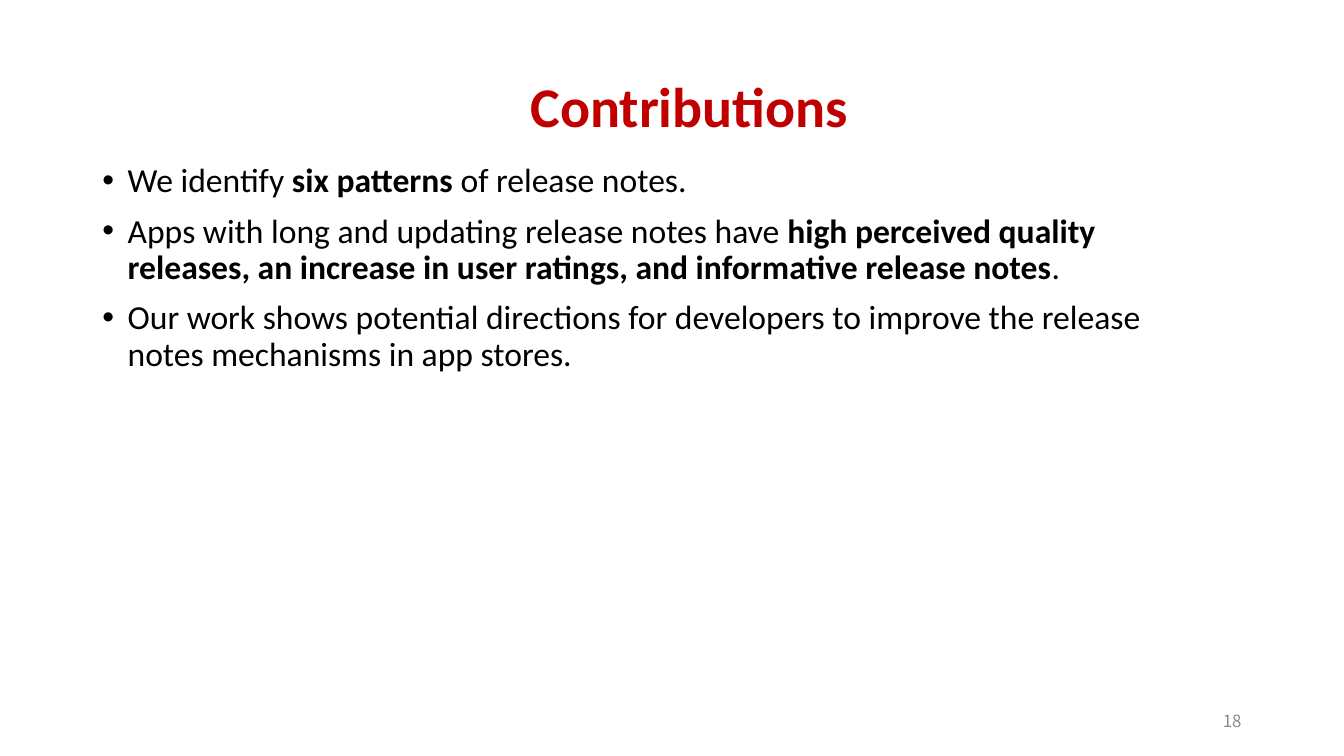
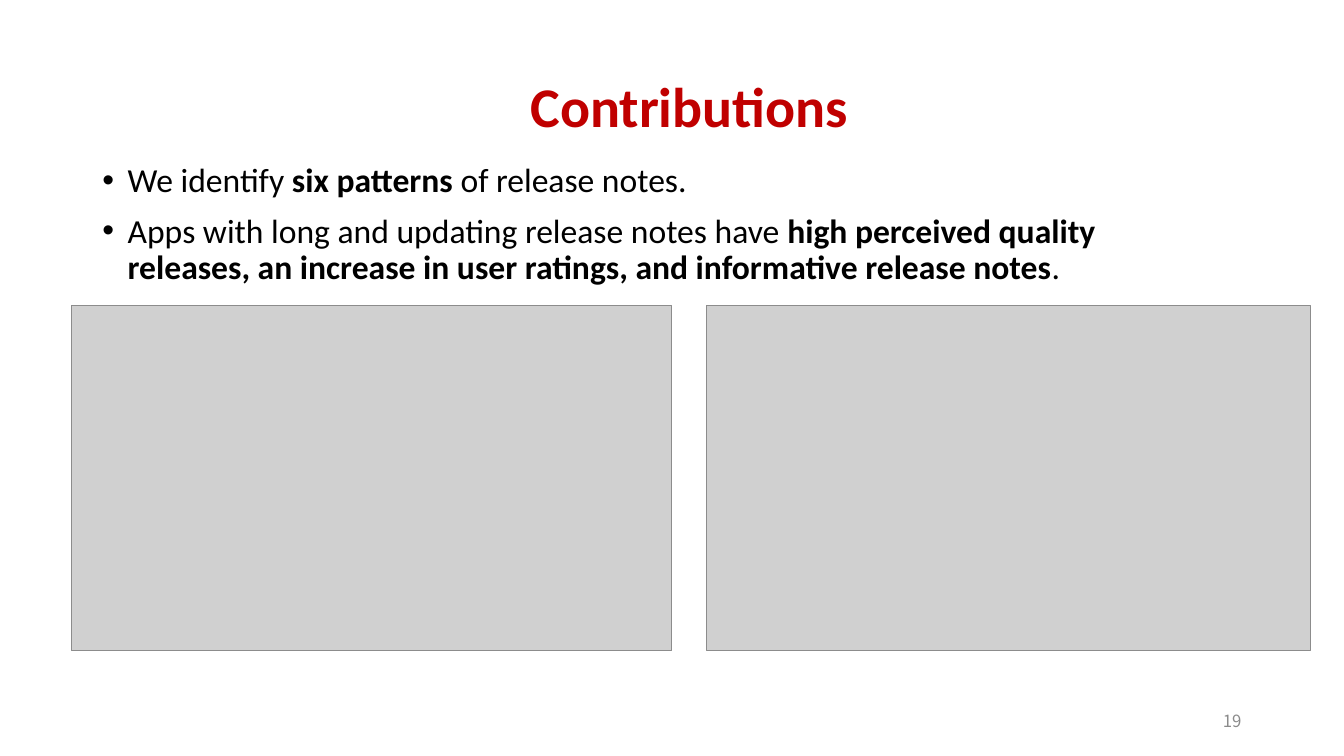
Before and after one commit to aidanby/aidanby.github.io, a slide deck: slide 19 of files/icse22.pptx (slide 18 before the commit). Drawn at 1344x756 pixels with LibreOffice and Linux fonts; fonts in the diff are those of the drawing; grey boxes stand for pictures. Boxes give left, top, right and bottom in pixels: in the first picture for what was removed or moved away, otherwise in the second. Text is boxed around its words. In the diff, an @@ line names an element or a change of style, - is before the commit and + after.

```diff
--- a/files/icse22.pptx
+++ b/files/icse22.pptx
@@ picture added at (x1=72, y1=306, x2=673, y2=651) @@
@@ text at (x1=128, y1=305, x2=1140, y2=372): paragraph removed @@
-• Our work shows potential directions for developers to improve the release notes mechanisms in app stores.
@@ picture added at (x1=707, y1=306, x2=1311, y2=651) @@
@@ page number at (x1=1223, y1=714, x2=1242, y2=727): text changed @@
-18
+19
```
Also in this commit, not shown: 14 other slides changed, 1 slide added.
